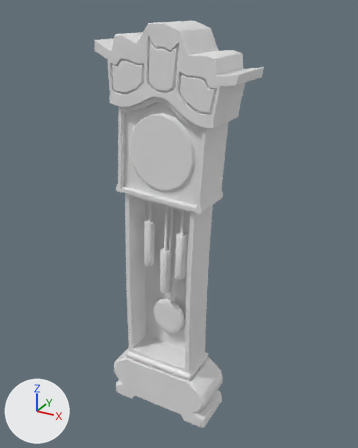
Renders of the FBX model _ART/Models/Living Room/SM_GrandfatherClock.fbx from each side of a commit.
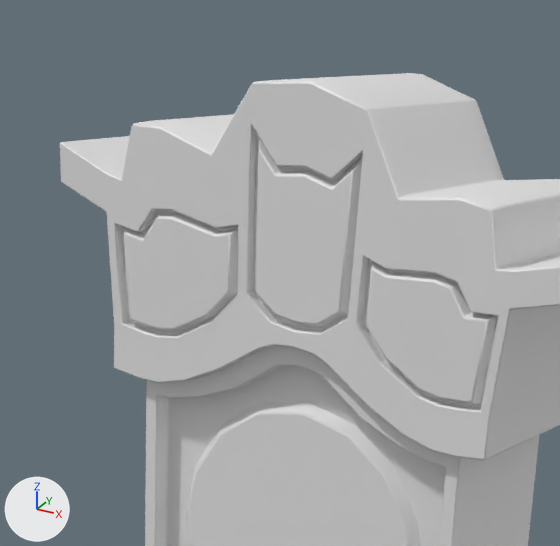
There are two pictures of each version: one whole from a camera (50 mm lens) standing at (3.55, -6.02, 6.49) and looking at (0.16, 0.14, 3.41), one close up on the part from 22% to 65% of the width and 0% to 34% of the height. The axes (+X, +Y, +Z) are drawn at lower left. The lights are the same throughout. Vertices at the same position are counted once.

The first close-up shows 'SM_GrandfatherClock'.
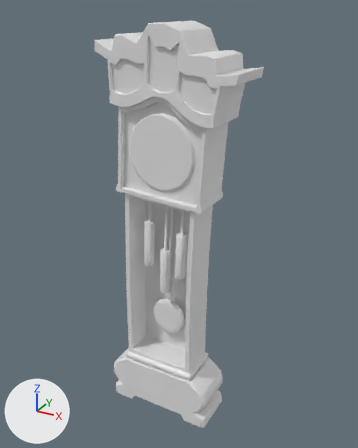
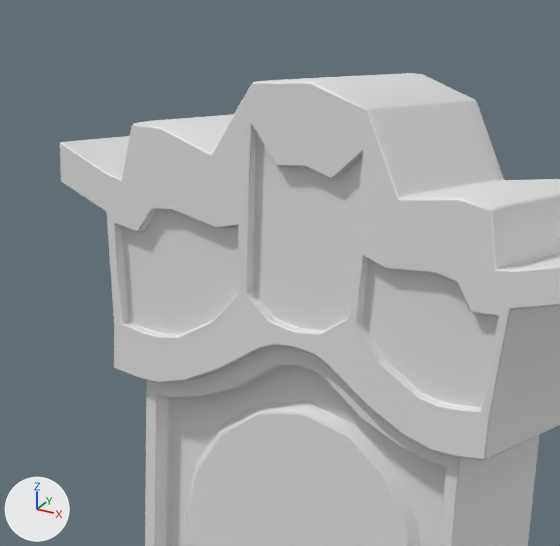
Changed parts and their boxes (x1, y1, x2, y2) in the close-ups (560 x 546 px):
part 1 of me_mesh, deleted
    before: (366, 261, 497, 405)
part 2 of me_mesh, deleted
    before: (255, 139, 362, 327)
part 3 of me_mesh, deleted
    before: (124, 212, 238, 332)

What the commit changed:
me_mesh is used by ob_sm_grandfatherclock; location (0.0, 0.0, 0.0).
me_mesh had 3047 vertices, 3159 faces and spanned x -0.93..1.26, y -0.41..0.45, z 0.02..6.31.
me_mesh now has 2912 vertices, 3040 faces and spans x -0.93..1.26, y -0.41..0.45, z 0.02..6.31.
me_mesh part 1: the loose piece of 48 vertices spanning x 0.44..0.97, y -0.41..-0.35, z 5.26..5.73 is deleted.
me_mesh part 2: the loose piece of 42 vertices spanning x -0.02..0.45, y -0.41..-0.35, z 5.48..6.14 is deleted.
Part 3, on me_mesh:
45 vertices are removed from x -0.58..-0.07, y -0.41..-0.35, z 5.41..5.85.
40 faces are deleted.
